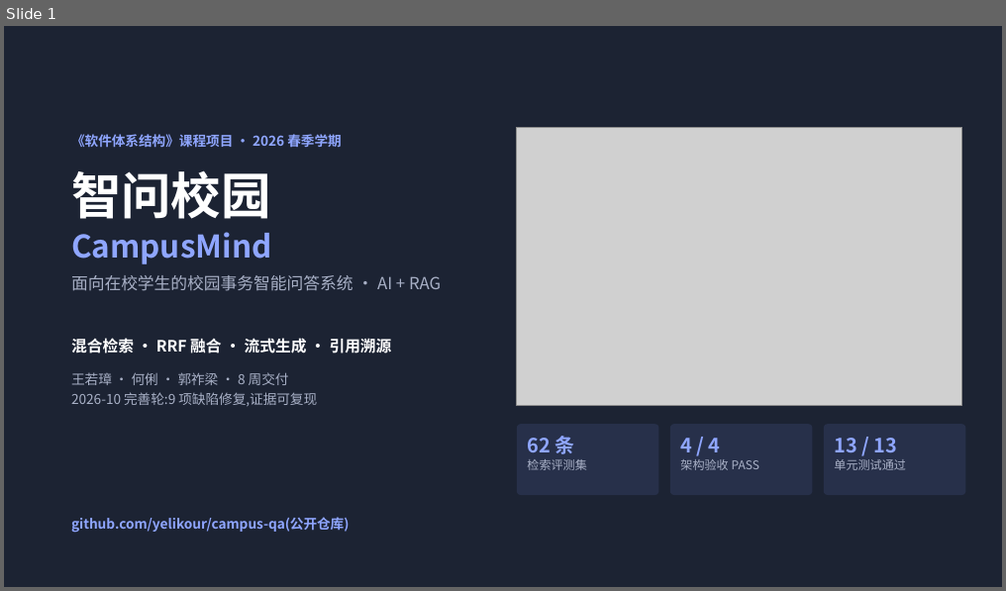
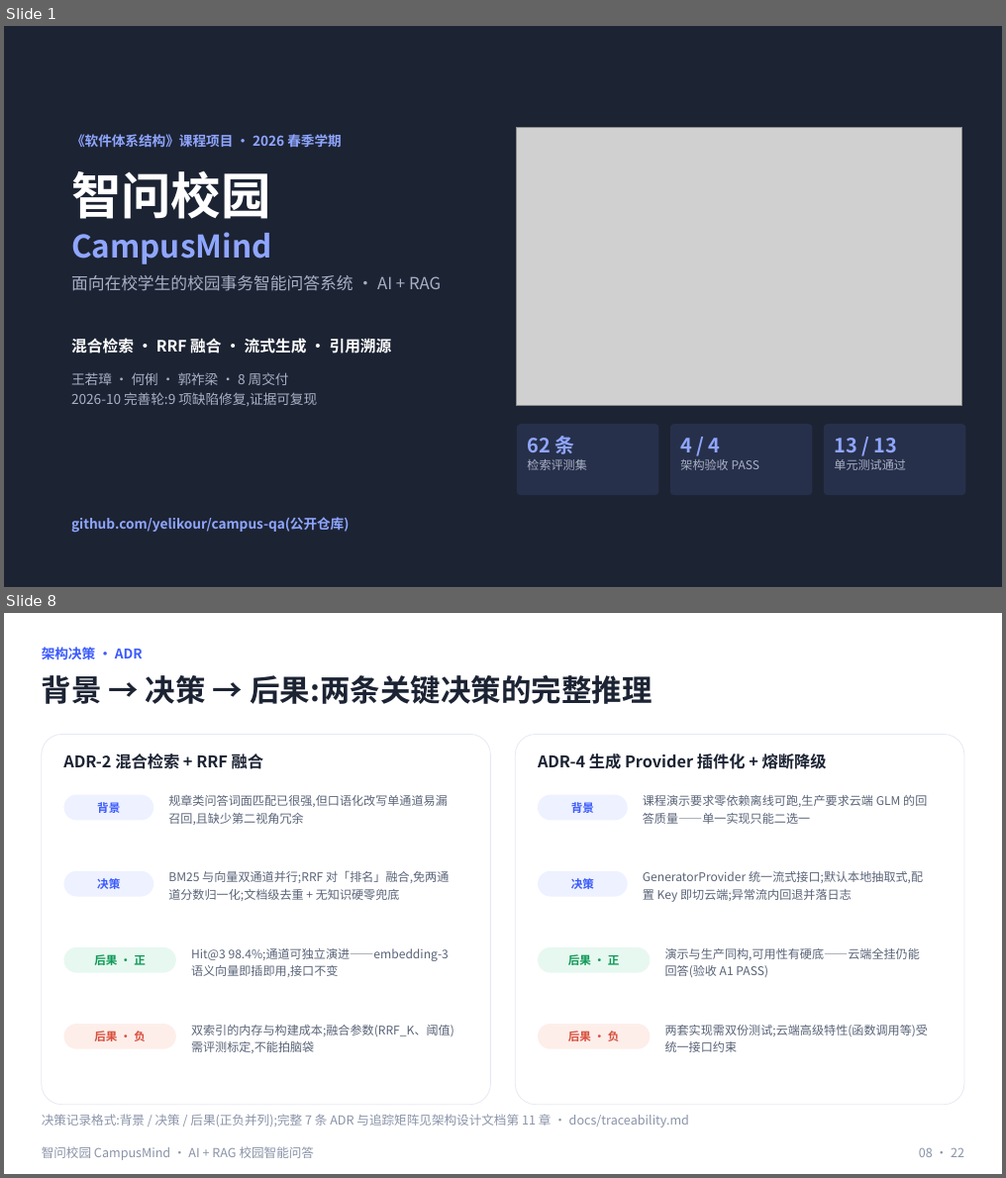
Before and after one commit to yelikour/campus-qa, a slide deck: ppt/智问校园CampusMind项目讲解PPT.pptx. Shown one above the other, each under a label of ours: slide 1 before the commit, slides 1 and 8 after it; the slides between them are not shown. The pictures are 1006x591 and 1006x1178 pixels, drawn with LibreOffice and Linux fonts; fonts in the diff are those of the drawing; grey boxes stand for pictures. Boxes give left, top, right and bottom in pixels: in the first picture for what was removed or moved away, otherwise in the second. Text is boxed around its words. In the diff, an @@ line names an element or a change of style, - is before the commit and + after.

Commit message:
docs: add course deliverables — SRS/SDD-SAD docs, UI prototype, deck v22, and 8 template-filled artifacts
New this round (from 03/ course template pack):
- docs/课程交付物/: 软件项目计划 / Vision文档 / 软件需求规约 / 软件架构文档 /
  迭代计划(4 iterations) / 系统测试用例(12 real cases) / 系统测试报告 /
  项目总结报告 — all filled with real project data (LOC 533/1005,
  eval/bench/acceptance evidence, risk table, contribution split),
  template instructions stripped.
- .build/fill_templates.py: reproducible template-filling pipeline.

Previously staged this session:
- PPT expanded 17 -> 22 slides (SRS, 4+1 views overview+mapping, DB
  modeling ER, ADR cards), auto page numbers, visual-QA 22/22 pass.
- SRS 需求规格说明书 (13pp) and 设计与架构文档 SDD+SAD (15pp, 3 embedded
  architecture diagrams) with covers, TOC fields, 3-section numbering;
  postcheck 0 errors; UI prototype self-contained HTML (3 views,
  annotation mode, state designs, page flow, design spec).

```diff
--- a/ppt/智问校园CampusMind项目讲解PPT.pptx
+++ b/ppt/智问校园CampusMind项目讲解PPT.pptx
@@ slide 8 added at (x1=4, y1=613, x2=1002, y2=1174), background #FFFFFF @@
@@ text added at (x1=42, y1=647, x2=143, y2=660), 13 pt, text #3B5BFD, bold @@
+架构决策 · ADR
@@ text added at (x1=42, y1=675, x2=651, y2=704), 29 pt, text #1C2333, bold @@
+背景 → 决策 → 后果:两条关键决策的完整推理
@@ rounded rectangle added at (x1=42, y1=735, x2=491, y2=1105), fill #FFFFFF, outline #E5E9F2 0.75 pt @@
@@ text added at (x1=63, y1=754, x2=264, y2=769), 15.5 pt, text #1C2333, bold @@
+ADR-2 混合检索 + RRF 融合
@@ rounded rectangle added at (x1=515, y1=735, x2=964, y2=1105), fill #FFFFFF, outline #E5E9F2 0.75 pt @@
@@ text added at (x1=538, y1=754, x2=827, y2=769), 15.5 pt, text #1C2333, bold @@
+ADR-4 生成 Provider 插件化 + 熔断降级
@@ rounded rectangle added at (x1=63, y1=795, x2=153, y2=820), fill #EEF1FF, 11 pt, text #3B5BFD, bold @@
+背景
@@ text added at (x1=168, y1=795, x2=448, y2=825), 11.5 pt, text #5A6478 @@
+规章类问答词面匹配已很强,但口语化改写单通道易漏召回,且缺少第二视角冗余
@@ rounded rectangle added at (x1=538, y1=795, x2=628, y2=820), fill #EEF1FF, 11 pt, text #3B5BFD, bold @@
+背景
@@ text added at (x1=643, y1=795, x2=927, y2=824), 11.5 pt, text #5A6478 @@
+课程演示要求零依赖离线可跑,生产要求云端 GLM 的回答质量——单一实现只能二选一
@@ rounded rectangle added at (x1=63, y1=871, x2=153, y2=897), fill #EEF1FF, 11 pt, text #3B5BFD, bold @@
+决策
@@ text added at (x1=168, y1=871, x2=449, y2=901), 11.5 pt, text #5A6478 @@
+BM25 与向量双通道并行;RRF 对「排名」融合,免两通道分数归一化;文档级去重 + 无知识硬零兜底
@@ rounded rectangle added at (x1=538, y1=871, x2=628, y2=897), fill #EEF1FF, 11 pt, text #3B5BFD, bold @@
+决策
@@ text added at (x1=643, y1=871, x2=923, y2=902), 11.5 pt, text #5A6478 @@
+GeneratorProvider 统一流式接口;默认本地抽取式,配置 Key 即切云端;异常流内回退并落日志
@@ rounded rectangle added at (x1=63, y1=948, x2=176, y2=973), fill #E7F8F0, 11 pt, text #0E9A57, bold @@
+后果 · 正
@@ text added at (x1=191, y1=949, x2=449, y2=977), 11.5 pt, text #5A6478 @@
+Hit@3 98.4%;通道可独立演进——embedding-3 语义向量即插即用,接口不变
@@ rounded rectangle added at (x1=538, y1=948, x2=650, y2=973), fill #E7F8F0, 11 pt, text #0E9A57, bold @@
+后果 · 正
@@ text added at (x1=665, y1=949, x2=920, y2=977), 11.5 pt, text #5A6478 @@
+演示与生产同构,可用性有硬底——云端全挂仍能回答(验收 A1 PASS)
@@ rounded rectangle added at (x1=63, y1=1024, x2=176, y2=1050), fill #FDEEEA, 11 pt, text #D94F3D, bold @@
+后果 · 负
@@ text added at (x1=191, y1=1025, x2=454, y2=1054), 11.5 pt, text #5A6478 @@
+双索引的内存与构建成本;融合参数(RRF_K、阈值)需评测标定,不能拍脑袋
@@ rounded rectangle added at (x1=538, y1=1024, x2=650, y2=1050), fill #FDEEEA, 11 pt, text #D94F3D, bold @@
+后果 · 负
@@ text added at (x1=665, y1=1025, x2=929, y2=1053), 11.5 pt, text #5A6478 @@
+两套实现需双份测试;云端高级特性(函数调用等)受统一接口约束
@@ text added at (x1=42, y1=1114, x2=689, y2=1128), 12 pt, text #8A93A8 @@
+决策记录格式:背景 / 决策 / 后果(正负并列);完整 7 条 ADR 与追踪矩阵见架构设计文档第 11 章 · docs/traceability.md
@@ text added at (x1=42, y1=1147, x2=315, y2=1160), 12 pt, text #8A93A8 @@
+智问校园 CampusMind · AI + RAG 校园智能问答
@@ text added at (x1=919, y1=1149, x2=964, y2=1157), 12 pt, text #8A93A8 @@
+08 · 22
```
Also in this commit, not shown: 15 slides changed, 4 other slides added, 25 other files.
